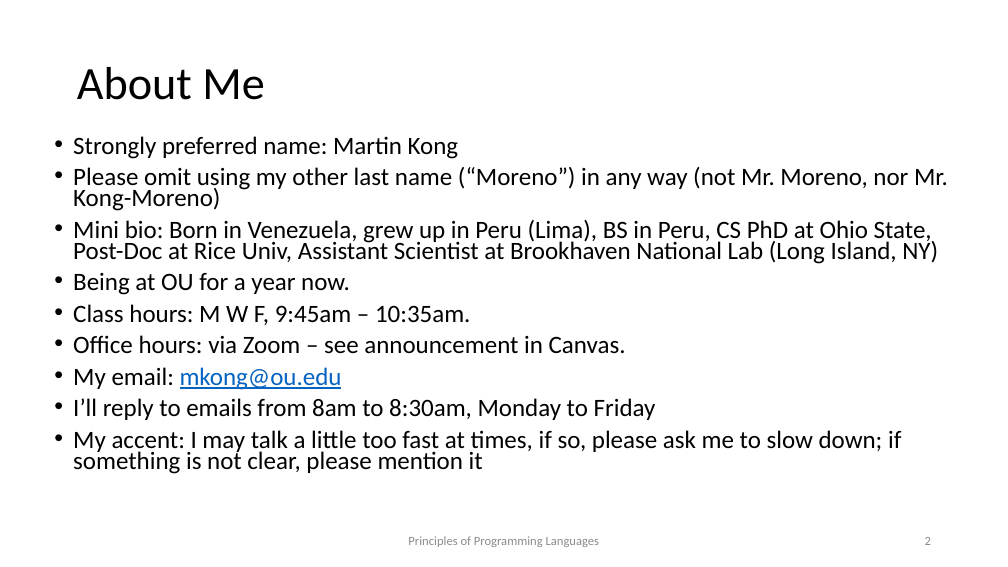
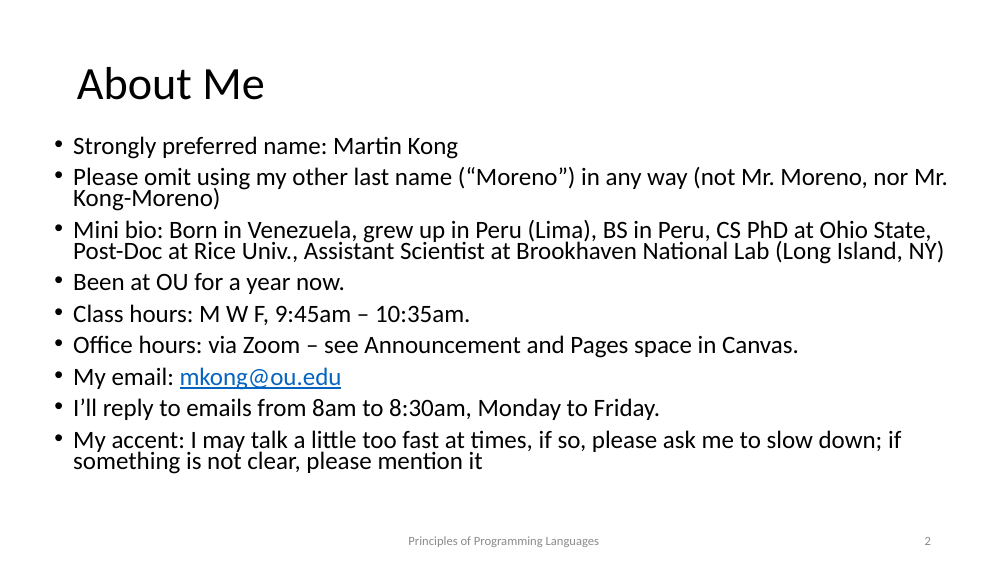
Before and after one commit to kongm/pl-design, a slide deck: slide 2 of C0-preliminaries.pptx. Drawn at 1008x567 pixels with LibreOffice and Linux fonts; fonts in the diff are those of the drawing. Boxes give left, top, right and bottom in pixels: in the first picture for what was removed or moved away, otherwise in the second. Text is boxed around its words. In the diff, an @@ line names an element or a change of style, - is before the commit and + after.

```diff
--- a/C0-preliminaries.pptx
+++ b/C0-preliminaries.pptx
@@ text at [73,220,945,294]: text changed @@
-• Mini bio: Born in Venezuela, grew up in Peru (Lima), BS in Peru, CS PhD at Ohio State, Post-Doc at Rice Univ, Assistant Scientist at Brookhaven National Lab (Long Island, NY)
-• Being at OU for a year now.
+• Mini bio: Born in Venezuela, grew up in Peru (Lima), BS in Peru, CS PhD at Ohio State, Post-Doc at Rice Univ., Assistant Scientist at Brookhaven National Lab (Long Island, NY)
+• Been at OU for a year now.
@@ text at [73,335,799,358]: text changed @@
-• Office hours: via Zoom – see announcement in Canvas.
+• Office hours: via Zoom – see Announcement and Pages space in Canvas.
@@ text at [73,398,660,420]: text changed @@
-• I’ll reply to emails from 8am to 8:30am, Monday to Friday
+• I’ll reply to emails from 8am to 8:30am, Monday to Friday.
```
Also in this commit, not shown: 7 other slides changed, 2 slides added, 1 other file.
